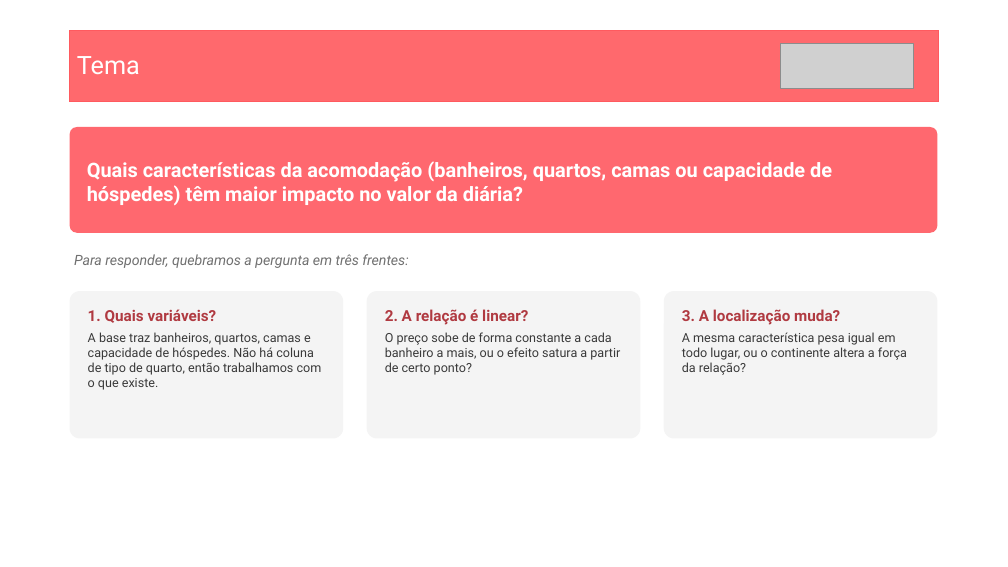
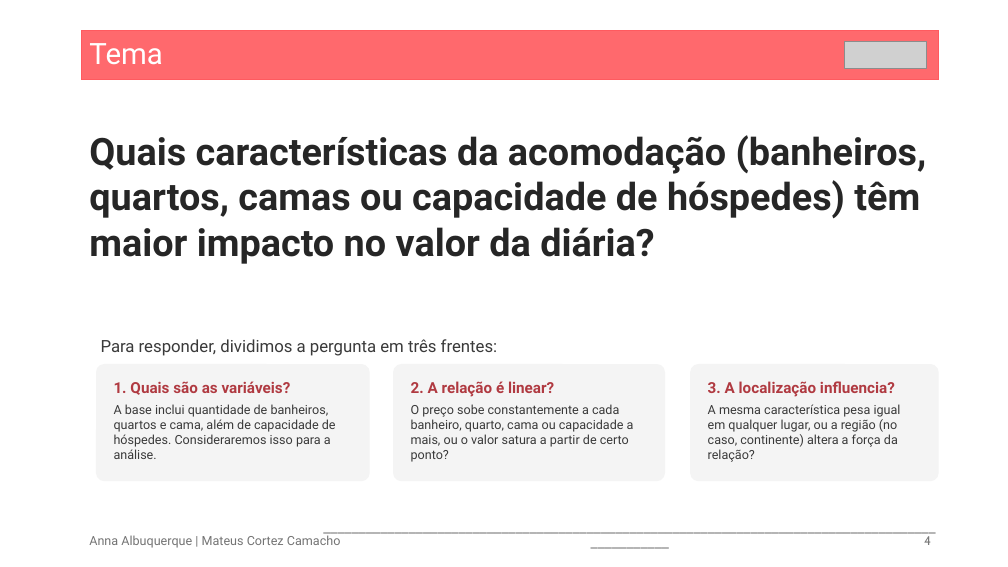
Before and after one commit to Matex0406/Projeto_1_CB, a slide deck: slide 4 of Seminario 1 - Insper Data - Analise AirBnb - Versão 2.pptx. Drawn at 1008x567 pixels with LibreOffice and Linux fonts; fonts in the diff are those of the drawing; grey boxes stand for pictures. Boxes give left, top, right and bottom in pixels: in the first picture for what was removed or moved away, otherwise in the second. Text is boxed around its words. In the diff, an @@ line names an element or a change of style, - is before the commit and + after.

```diff
--- a/Seminario 1 - Insper Data - Analise AirBnb - Versão 2.pptx
+++ b/Seminario 1 - Insper Data - Analise AirBnb - Versão 2.pptx
@@ rectangle "Tema" resized from (x1=70, y1=30, x2=939, y2=101) to (x1=82, y1=30, x2=938, y2=80) @@
@@ rectangle "Tema" at (x1=82, y1=30, x2=938, y2=80): size 24 to 28 pt; title to rectangle @@
@@ picture resized from (x1=780, y1=44, x2=913, y2=88) to (x1=845, y1=42, x2=926, y2=69) @@
@@ text "Quais características da acomodação (banheiros, ..." moved from (x1=70, y1=127, x2=938, y2=233) to (x1=89, y1=135, x2=927, y2=264) @@
@@ text "Quais características da acomodação (banheiros, ..." at (x1=89, y1=135, x2=927, y2=264): size 19 to 36 pt, text colour #FFFFFF to #262626; vertical alignment middle to top; fill #FF686F to none @@
@@ text at (x1=101, y1=339, x2=498, y2=356): text changed; size 13.5 to 16 pt; text colour #707070 to #3A3A3A; italic off @@
-Para responder, quebramos a pergunta em três frentes:
+Para responder, dividimos a pergunta em três frentes:
@@ rounded rectangle "1. Quais são as variáveis?" resized from (x1=70, y1=291, x2=343, y2=439) to (x1=96, y1=364, x2=370, y2=482) @@
@@ text in rounded rectangle at (x1=114, y1=381, x2=336, y2=459): text changed @@
-1. Quais variáveis?
-A base traz banheiros, quartos, camas e capacidade de hóspedes. Não há coluna de tipo de quarto, então trabalhamos com o que existe.
+1. Quais são as variáveis?
+A base inclui quantidade de banheiros, quartos e cama, além de capacidade de hóspedes. Consideraremos isso para a análise.
@@ rounded rectangle "2. A relação é linear?" resized from (x1=367, y1=291, x2=640, y2=439) to (x1=393, y1=364, x2=665, y2=482) @@
@@ rounded rectangle "3. A localização influencia?" resized from (x1=664, y1=291, x2=938, y2=439) to (x1=690, y1=364, x2=939, y2=482) @@
@@ text in rounded rectangle at (x1=708, y1=381, x2=901, y2=462): text changed @@
-3. A localização muda?
-A mesma característica pesa igual em todo lugar, ou o continente altera a força da relação?
+3. A localização influencia?
+A mesma característica pesa igual em qualquer lugar, ou a região (no caso, continente) altera a força da relação?
@@ text in rounded rectangle at (x1=411, y1=404, x2=634, y2=462): text changed @@
-O preço sobe de forma constante a cada banheiro a mais, ou o efeito satura a partir de certo ponto?
+O preço sobe constantemente a cada banheiro, quarto, cama ou capacidade a mais, ou o valor satura a partir de certo ponto?
@@ text added at (x1=89, y1=533, x2=341, y2=548), 12 pt, text #747474 @@
+Anna Albuquerque | Mateus Cortez Camacho
@@ text added at (x1=312, y1=516, x2=948, y2=554), 12 pt, text #797979 @@
+_________________________________________________________________________________________________
@@ page number added at (x1=924, y1=536, x2=931, y2=545), 12 pt, text #797979 @@
+4
```
Also in this commit, not shown: 10 other slides changed, 2 slides added, 4 slides removed, 2 other files.
